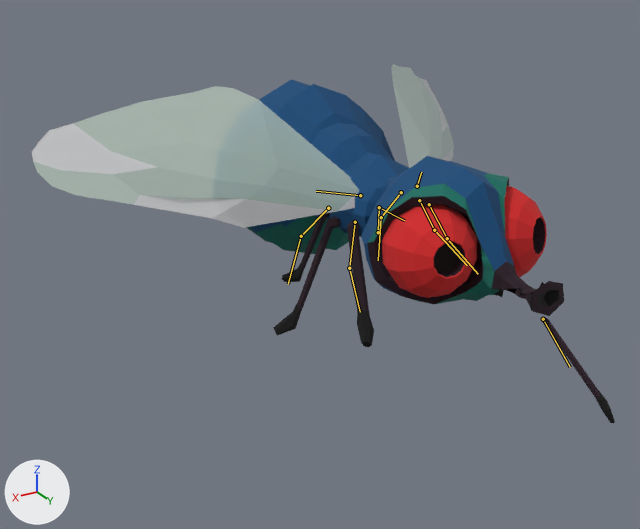
One commit to the glTF model web/public/models/fly/shy-fly-rigged.glb: the scene before it, then after it.
Both versions are drawn from a 50 mm lens placed at (10.76, 17.01, 8.88), pointed at (1.59, 1.72, 1.24). Arrows for +X, +Y and +Z are at lower left; the lights stay in place. The older version comes first. The bones that change, and the others that lie on the model, are drawn over the model as lines.
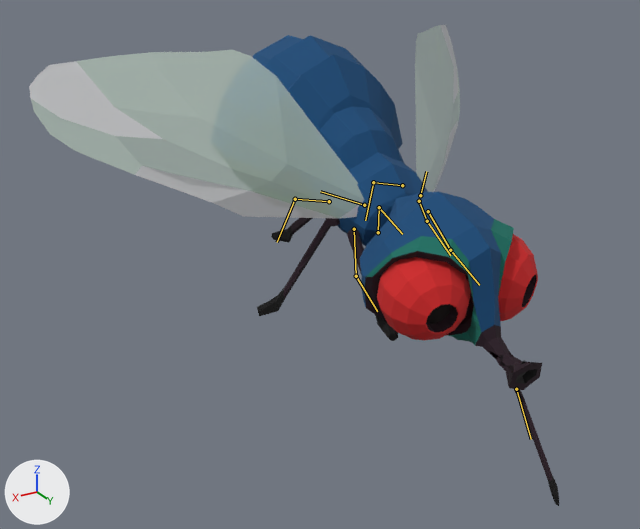
The newer file adds an action. The first version stands in its rest pose; the second is drawn at frame 0 of the action 'startle'.

Pixel boxes [x1, y1, x2, y2] of what changed, in the pictures (640 x 529 px):
'BezierCurve_Mesh', posed (19% taller)
    before: [32, 86, 359, 228]
    after: [29, 50, 364, 219]
'Sphere.001', posed (9% narrower, 50% taller)
    before: [246, 79, 564, 316]
    after: [253, 35, 542, 390]
'Sphere.009', posed
    before: [382, 205, 477, 298]
    after: [377, 257, 471, 340]
'BezierCurve.001_Mesh.001', posed
    before: [391, 64, 454, 168]
    after: [415, 25, 460, 192]
'Sphere.008', posed
    before: [504, 186, 547, 277]
    after: [466, 234, 538, 321]
'Sphere.003', posed (22% wider, 17% shorter)
    before: [273, 217, 341, 335]
    after: [257, 218, 340, 316]
'Sphere.000', posed (86% wider, 10% shorter)
    before: [347, 221, 374, 347]
    after: [347, 228, 398, 341]
'proboscis', posed (39% narrower, 10% taller)
    before: [541, 317, 615, 423]
    after: [514, 389, 559, 506]
'Sphere.004', posed
    before: [282, 213, 330, 282]
    after: [271, 218, 313, 242]
bone 'thorax', root to tip
    before: (379, 207) to (404, 220)
    after: (379, 207) to (402, 234)
bone 'leg.L.1.upper', root to tip
    before: (429, 204) to (447, 238)
    after: (428, 211) to (450, 250)
bone 'leg.L.1.lower', root to tip
    before: (447, 238) to (478, 274)
    after: (450, 250) to (479, 285)
bone 'leg.L.3.upper', root to tip
    before: (401, 192) to (381, 217)
    after: (402, 185) to (373, 182)
bone 'leg.L.3.lower', root to tip
    before: (381, 217) to (378, 260)
    after: (373, 182) to (365, 220)
bone 'leg.R.1.upper', root to tip
    before: (355, 222) to (349, 268)
    after: (354, 229) to (356, 276)
bone 'leg.R.1.lower', root to tip
    before: (349, 268) to (360, 312)
    after: (356, 276) to (377, 311)
bone 'leg.R.3.upper', root to tip
    before: (328, 208) to (301, 236)
    after: (329, 201) to (295, 199)
bone 'leg.R.3.lower', root to tip
    before: (301, 236) to (288, 284)
    after: (295, 199) to (277, 242)

The change, as a list of edits to the scene's bpy script:
```text
Change bone_thorax:
    where bone_thorax = bpy.data.objects['fly'].pose.bones['thorax']  # child of 'root'
    bone_thorax.rotation_quaternion: (1.0, 0.0, 0.0, 0.0) -> (0.986, -0.169, 0.0, 0.0)  # degrees (0, 0, 0) -> degrees (-19, 0, 0)
Change bone_leg_l_1_upper:
    where bone_leg_l_1_upper = bpy.data.objects['fly'].pose.bones['leg.L.1.upper']  # child of 'thorax'
    bone_leg_l_1_upper.rotation_quaternion: (1.0, 0.0, 0.0, 0.0) -> (0.962, 0.272, 0.0, 0.0)  # degrees (0, 0, 0) -> degrees (32, 0, 0)
Change bone_leg_l_1_lower:
    where bone_leg_l_1_lower = bpy.data.objects['fly'].pose.bones['leg.L.1.lower']  # child of 'leg.L.1.upper'
    bone_leg_l_1_lower.rotation_quaternion: (1.0, 0.0, 0.0, 0.0) -> (0.997, 0.075, 0.0, 0.0)  # degrees (0, 0, 0) -> degrees (9, 0, 0)
Change bone_leg_l_3_upper:
    where bone_leg_l_3_upper = bpy.data.objects['fly'].pose.bones['leg.L.3.upper']  # child of 'thorax'
    bone_leg_l_3_upper.rotation_quaternion: (1.0, 0.0, 0.0, 0.0) -> (0.995, -0.1, 0.0, 0.0)  # degrees (0, 0, 0) -> degrees (-11, 0, 0)
Change bone_leg_l_3_lower:
    where bone_leg_l_3_lower = bpy.data.objects['fly'].pose.bones['leg.L.3.lower']  # child of 'leg.L.3.upper'
    bone_leg_l_3_lower.rotation_quaternion: (1.0, 0.0, 0.0, 0.0) -> (0.985, 0.174, 0.0, 0.0)  # degrees (0, 0, 0) -> degrees (20, 0, 0)
Change bone_leg_r_1_upper:
    where bone_leg_r_1_upper = bpy.data.objects['fly'].pose.bones['leg.R.1.upper']  # child of 'thorax'
    bone_leg_r_1_upper.rotation_quaternion: (1.0, 0.0, 0.0, 0.0) -> (0.962, 0.272, 0.0, 0.0)  # degrees (0, 0, 0) -> degrees (32, 0, 0)
Change bone_leg_r_1_lower:
    where bone_leg_r_1_lower = bpy.data.objects['fly'].pose.bones['leg.R.1.lower']  # child of 'leg.R.1.upper'
    bone_leg_r_1_lower.rotation_quaternion: (1.0, 0.0, 0.0, 0.0) -> (0.997, 0.075, 0.0, 0.0)  # degrees (0, 0, 0) -> degrees (9, 0, 0)
Change bone_leg_r_3_upper:
    where bone_leg_r_3_upper = bpy.data.objects['fly'].pose.bones['leg.R.3.upper']  # child of 'thorax'
    bone_leg_r_3_upper.rotation_quaternion: (1.0, 0.0, 0.0, 0.0) -> (0.995, -0.1, 0.0, 0.0)  # degrees (0, 0, 0) -> degrees (-11, 0, 0)
Change bone_leg_r_3_lower:
    where bone_leg_r_3_lower = bpy.data.objects['fly'].pose.bones['leg.R.3.lower']  # child of 'leg.R.3.upper'
    bone_leg_r_3_lower.rotation_quaternion: (1.0, 0.0, 0.0, 0.0) -> (0.985, 0.174, 0.0, 0.0)  # degrees (0, 0, 0) -> degrees (20, 0, 0)
```
